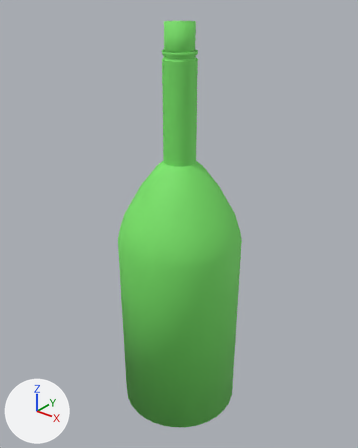
An edit to the FBX model working/subahu/FBX/Liquor.fbx, drawn before and after from the same camera.
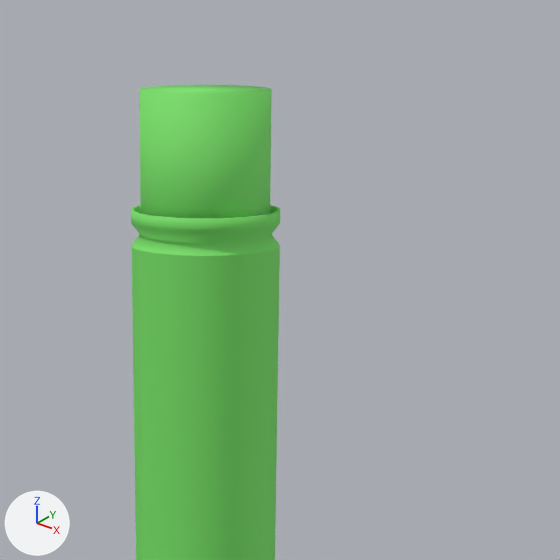
The first picture shows the older version from a 50 mm camera at (0.997, -1.251, 1.554) aimed at (-0.013, 0.012, 0.771). The close-ups show both versions on the part from 36% to 74% of the width and 0% to 30% of the height of that picture; other places that the commit changed are outside them. The axes (+X, +Y, +Z) are drawn at lower left. The lights are the same throughout. Where no turn or scale is listed for an object, it has been applied to the vertices. Vertices at the same position are counted once.

The scene before the commit, as lines of its bpy script (objects in view):
```python
me_cylinder = bpy.data.meshes.new('Cylinder')
me_cylinder.from_pydata(...)  # 832 vertices, 802 faces; spans x -0.223..0.223, y -0.222..0.223, z -1.346..0.003
me_cylinder.materials.append(mat_material_002)  # green #7be769
me_cylinder_001 = bpy.data.meshes.new('Cylinder.001')
me_cylinder_001.from_pydata(...)  # a 32-sided cylinder along z spanning x -0.0477..0.0477, y -0.0477..0.0477, z 0.3249..0.4471
me_cylinder_001.materials.append(mat_material_002)  # green #7be769
ob_bottle = bpy.data.objects.new('Bottle', me_cylinder)
ob_bottle.location = (0.0, 0.0, 1.365)
ob_cork = bpy.data.objects.new('Cork', me_cylinder_001)
ob_cork.location = (0.0, 0.0, 1.004)
```
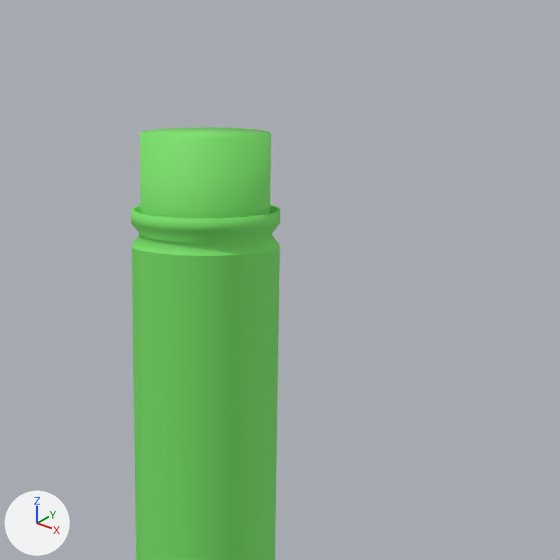
The newer file is also rescaled (x1.129), turned or shifted as a whole; pictures and numbers use the older file's frame.

Where the change shows, as pixel boxes (x1, y1, x2, y2) in the close-ups (560 x 560 px):
'Cork', mesh moved
    before: (139, 85, 272, 218)
    after: (140, 127, 271, 218)

The change, as a list of edits to the scene's bpy script:
```text
Change me_cylinder_001:
    where me_cylinder_001.from_pydata(...)  # 64 vertices, 34 faces; spans x -0.0477..0.0477, y -0.0477..0.0477, z 0.3249..0.4471
    used by ob_cork; location = (0.0, 0.0, 1.004)
    me_cylinder_001 part 1: the whole mesh is moved by (0.0, 0.0, -0.0295)
```
